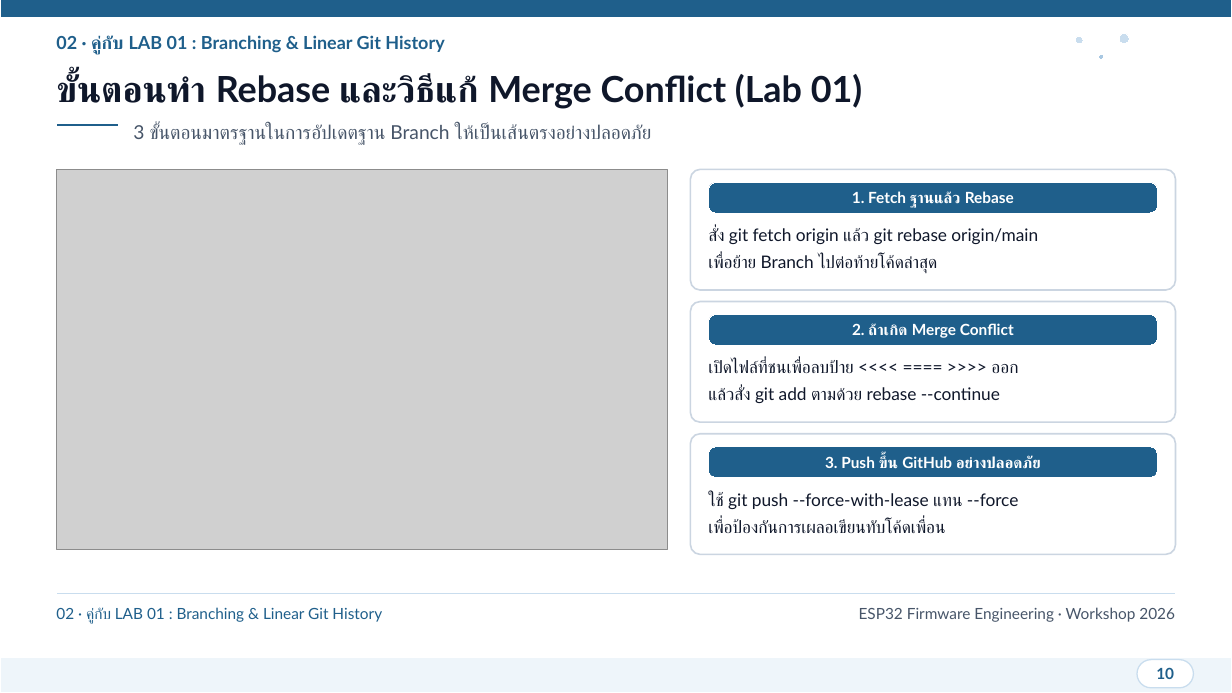
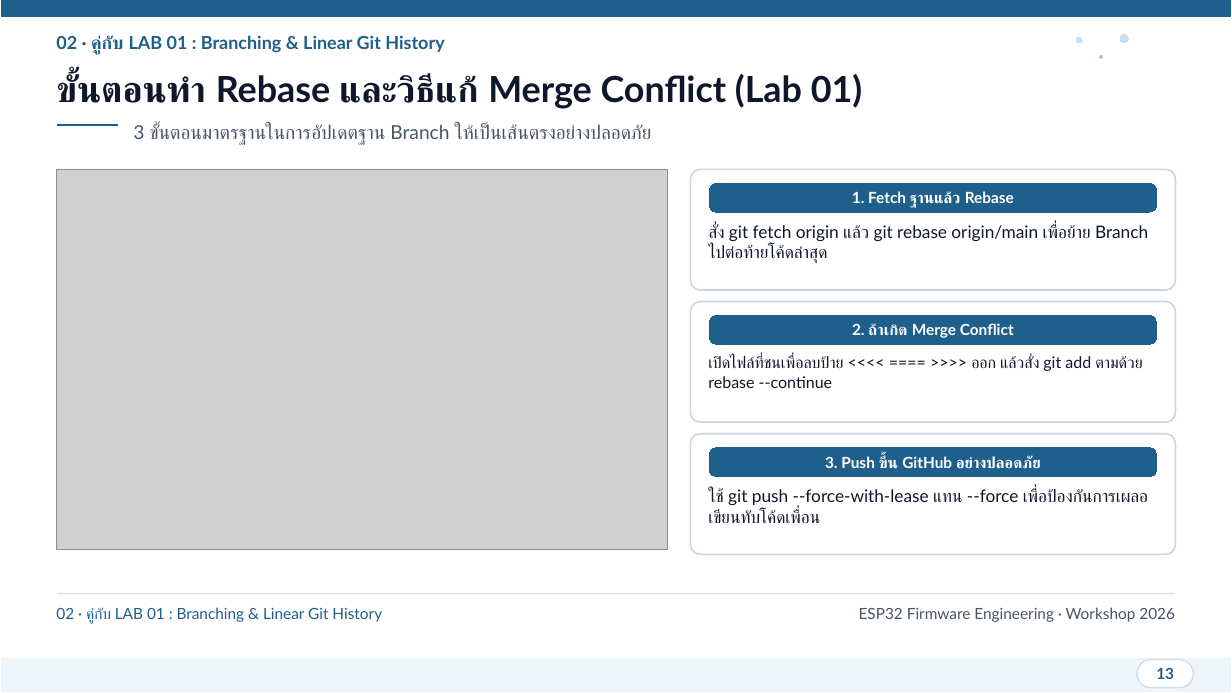
Before and after one commit to SavEe2429/git-practice, a slide deck: slide 13 of presentation/ESP32_Git_CICD_Workshop.pptx (slide 10 before the commit). Drawn at 1232x693 pixels with LibreOffice and Linux fonts; fonts in the diff are those of the drawing; grey boxes stand for pictures. Boxes give left, top, right and bottom in pixels: in the first picture for what was removed or moved away, otherwise in the second. Text is boxed around its words. In the diff, an @@ line names an element or a change of style, - is before the commit and + after.

```diff
--- a/presentation/ESP32_Git_CICD_Workshop.pptx
+++ b/presentation/ESP32_Git_CICD_Workshop.pptx
@@ text at [708,224,1148,263]: text changed @@
-สั่ง git fetch origin แล้ว git rebase origin/main
-เพื่อย้าย Branch ไปต่อท้ายโค้ดล่าสุด
+สั่ง git fetch origin แล้ว git rebase origin/main เพื่อย้าย Branch ไปต่อท้ายโค้ดล่าสุด
@@ text at [708,356,1142,388]: text changed; size 13.5 to 12.5 pt @@
-เปิดไฟล์ที่ชนเพื่อลบป้าย <<<< ==== >>>> ออก
-แล้วสั่ง git add ตามด้วย rebase --continue
+เปิดไฟล์ที่ชนเพื่อลบป้าย <<<< ==== >>>> ออก แล้วสั่ง git add ตามด้วย rebase --continue
@@ text at [708,489,1081,523]: text changed @@
-ใช้ git push --force-with-lease แทน --force
-เพื่อป้องกันการเผลอเขียนทับโค้ดเพื่อน
+ใช้ git push --force-with-lease แทน --force เพื่อป้องกันการเผลอเขียนทับโค้ดเพื่อน
@@ text at [1156,667,1174,679]: text changed @@
-10
+13
```
Also in this commit, not shown: 27 other slides changed, 11 slides added, 1 other file.
